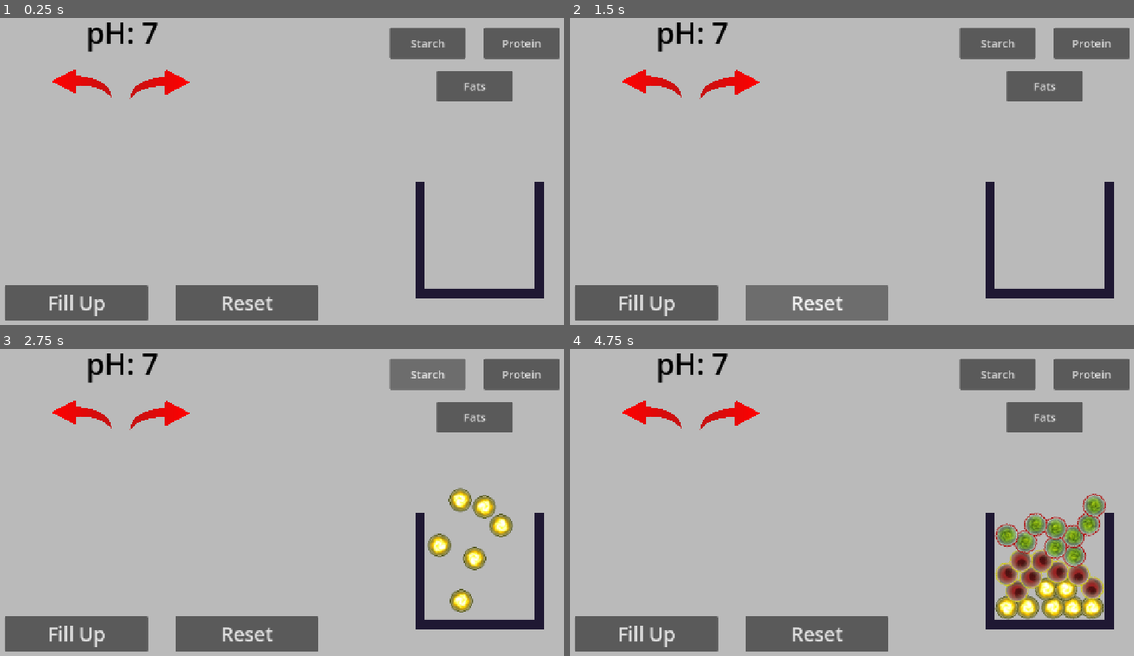
Above: before the commit, frames 1-4 (two rows, left to right).
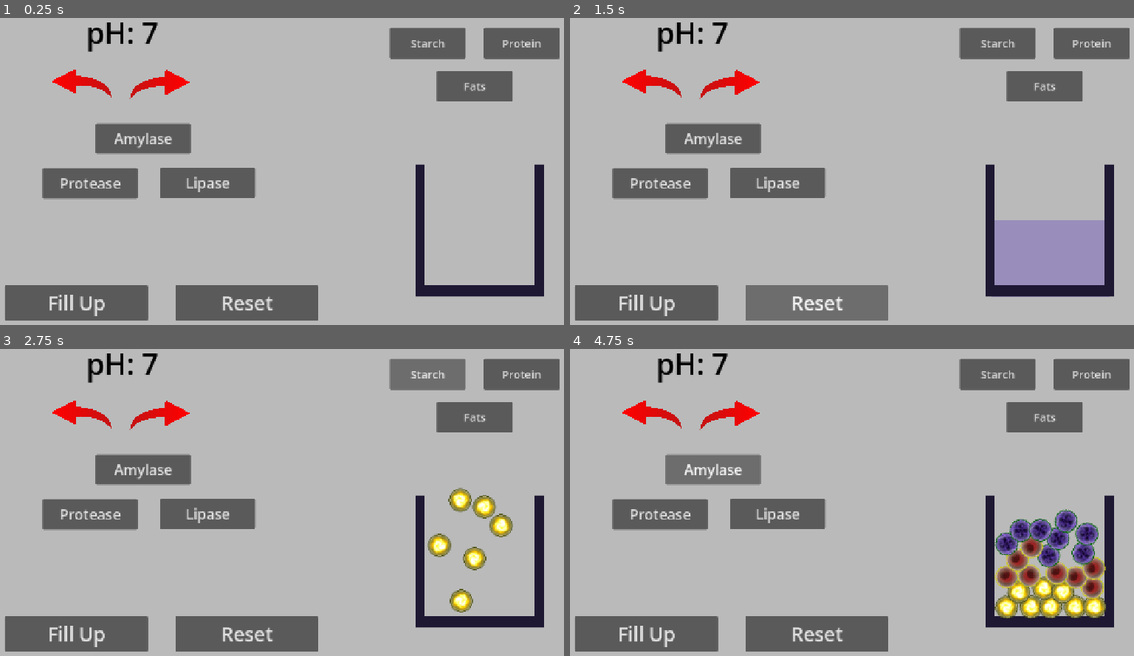
Above: after the commit, the same moments.

Repository: Fae-aof/Digestion-Junction
Game: Godot game, scene res://Solution Making/solution_maker.tscn
Same seed, same stepped clock (60 frames per second), same inputs: the game is played once before the commit and once after it.
Inputs (mouse positions are in pixels of both pictures, inside the frame that each line leads up to):
- Up to frame 1 (0.25 s): no input
- Up to frame 2 (1.5 s): click "Fill Up" at 0.5 s; click "Reset" at 1.25 s
- Up to frame 3 (2.75 s): click "Starch" at 2 s
- Up to frame 4 (4.75 s): click "Protein" at 2.75 s; click "Fats" at 3.5 s; click (711, 468) at 4.25 s, where only the run after the commit has a clickable "Amylase"

The runs differ from the first frame. In frame 1, 5.5% of the frame differs, in the area x 7-97%, y 34-92%; in frame 2, 9.7%; in frame 3, 5.5%; in frame 4, 11%.

Commit message:
More molecules and enzymes added
- Different molecules breakdown into different smaller molecules
- Different enzymes breakdown different molecules
- Enzymes can be added to the solution
- Solution is now visible when added

Diff:
--- a/digestion-junction/Nutrients/Fats.tscn
+++ b/digestion-junction/Nutrients/Fats.tscn
@@ -1,29 +1,28 @@
 [gd_scene format=3 uid="uid://cn8ju2mvij2b"]
 
+[ext_resource type="Script" uid="uid://dawbk2qxlgih2" path="res://Nutrients/Nutrient.gd" id="1_rlhlp"]
 [ext_resource type="Texture2D" uid="uid://c3aqf3x6jet74" path="res://Milestone 1 Sprites/rotating_orbs.png" id="2_w0smy"]
-
-[sub_resource type="AtlasTexture" id="AtlasTexture_ojb6k"]
-atlas = ExtResource("2_w0smy")
-region = Rect2(0, 192, 32, 32)
+[ext_resource type="PackedScene" uid="uid://b461gu5eapoic" path="res://Nutrients/Lipids.tscn" id="3_w0smy"]
 
 [sub_resource type="AtlasTexture" id="AtlasTexture_rlhlp"]
 atlas = ExtResource("2_w0smy")
-region = Rect2(32, 192, 32, 32)
+region = Rect2(0, 128, 32, 32)
 
 [sub_resource type="AtlasTexture" id="AtlasTexture_w0smy"]
 atlas = ExtResource("2_w0smy")
-region = Rect2(64, 192, 32, 32)
+region = Rect2(32, 128, 32, 32)
 
 [sub_resource type="AtlasTexture" id="AtlasTexture_eu0ob"]
 atlas = ExtResource("2_w0smy")
-region = Rect2(96, 192, 32, 32)
+region = Rect2(64, 128, 32, 32)
+
+[sub_resource type="AtlasTexture" id="AtlasTexture_opi8c"]
+atlas = ExtResource("2_w0smy")
+region = Rect2(96, 128, 32, 32)
 
 [sub_resource type="SpriteFrames" id="SpriteFrames_1vivr"]
 animations = [{
 "frames": [{
-"duration": 1.0,
-"texture": SubResource("AtlasTexture_ojb6k")
-}, {
 "duration": 1.0,
 "texture": SubResource("AtlasTexture_rlhlp")
 }, {
@@ -32,9 +31,12 @@
 }, {
 "duration": 1.0,
 "texture": SubResource("AtlasTexture_eu0ob")
+}, {
+"duration": 1.0,
+"texture": SubResource("AtlasTexture_opi8c")
 }],
 "loop": 1,
-"name": &"Starch",
+"name": &"Molecule",
 "speed": 5.0
 }]
 
@@ -42,11 +44,15 @@
 radius = 21.095022
 
 [node name="Fats" type="RigidBody2D" unique_id=521101774 groups=["fats"]]
+script = ExtResource("1_rlhlp")
+component_scene = ExtResource("3_w0smy")
+min_num = 3
+max_num = 3
 
 [node name="AnimatedSprite2D" type="AnimatedSprite2D" parent="." unique_id=1397026834]
 scale = Vector2(2.1, 2.1)
 sprite_frames = SubResource("SpriteFrames_1vivr")
-animation = &"Starch"
+animation = &"Molecule"
 
 [node name="CollisionShape2D" type="CollisionShape2D" parent="." unique_id=1651516721]
 shape = SubResource("CircleShape2D_1vivr")
--- /dev/null
+++ b/digestion-junction/Nutrients/Lipids.tscn
@@ -0,0 +1,54 @@
+[gd_scene format=3 uid="uid://b461gu5eapoic"]
+
+[ext_resource type="Script" uid="uid://dawbk2qxlgih2" path="res://Nutrients/Nutrient.gd" id="1_5o2p6"]
+[ext_resource type="Texture2D" uid="uid://c3aqf3x6jet74" path="res://Milestone 1 Sprites/rotating_orbs.png" id="1_60rp4"]
+
+[sub_resource type="AtlasTexture" id="AtlasTexture_5o2p6"]
+atlas = ExtResource("1_60rp4")
+region = Rect2(0, 224, 32, 32)
+
+[sub_resource type="AtlasTexture" id="AtlasTexture_pkpyf"]
+atlas = ExtResource("1_60rp4")
+region = Rect2(32, 224, 32, 32)
+
+[sub_resource type="AtlasTexture" id="AtlasTexture_e5rfa"]
+atlas = ExtResource("1_60rp4")
+region = Rect2(64, 224, 32, 32)
+
+[sub_resource type="AtlasTexture" id="AtlasTexture_g36so"]
+atlas = ExtResource("1_60rp4")
+region = Rect2(96, 224, 32, 32)
+
+[sub_resource type="SpriteFrames" id="SpriteFrames_1vivr"]
+animations = [{
+"frames": [{
+"duration": 1.0,
+"texture": SubResource("AtlasTexture_5o2p6")
+}, {
+"duration": 1.0,
+"texture": SubResource("AtlasTexture_pkpyf")
+}, {
+"duration": 1.0,
+"texture": SubResource("AtlasTexture_e5rfa")
+}, {
+"duration": 1.0,
+"texture": SubResource("AtlasTexture_g36so")
+}],
+"loop": 1,
+"name": &"Molecule",
+"speed": 5.0
+}]
+
+[sub_resource type="CircleShape2D" id="CircleShape2D_1vivr"]
+radius = 15.132746
+
+[node name="Lipids" type="RigidBody2D" unique_id=521101774 groups=["lipids"]]
+script = ExtResource("1_5o2p6")
+
+[node name="AnimatedSprite2D" type="AnimatedSprite2D" parent="." unique_id=1397026834]
+scale = Vector2(1.505, 1.505)
+sprite_frames = SubResource("SpriteFrames_1vivr")
+animation = &"Molecule"
+
+[node name="CollisionShape2D" type="CollisionShape2D" parent="." unique_id=1651516721]
+shape = SubResource("CircleShape2D_1vivr")
--- a/digestion-junction/Nutrients/Maltose.tscn
+++ b/digestion-junction/Nutrients/Maltose.tscn
@@ -1,11 +1,7 @@
 [gd_scene format=3 uid="uid://txak2c1gprrg"]
 
-[ext_resource type="Script" uid="uid://bsvp8tqys64xs" path="res://Nutrients/maltose.gd" id="1_ndrgn"]
+[ext_resource type="Script" uid="uid://dawbk2qxlgih2" path="res://Nutrients/Nutrient.gd" id="1_ndrgn"]
 [ext_resource type="Texture2D" uid="uid://c3aqf3x6jet74" path="res://Milestone 1 Sprites/rotating_orbs.png" id="2_qypjy"]
-
-[sub_resource type="PhysicsMaterial" id="PhysicsMaterial_g6usb"]
-friction = 0.28
-bounce = 0.37
 
 [sub_resource type="AtlasTexture" id="AtlasTexture_ndrgn"]
 atlas = ExtResource("2_qypjy")
@@ -26,34 +22,33 @@
 [sub_resource type="SpriteFrames" id="SpriteFrames_1vivr"]
 animations = [{
 "frames": [{
-"duration": 0.6,
+"duration": 1.0,
 "texture": SubResource("AtlasTexture_ndrgn")
 }, {
-"duration": 0.6,
+"duration": 1.0,
 "texture": SubResource("AtlasTexture_qypjy")
 }, {
-"duration": 0.6,
+"duration": 1.0,
 "texture": SubResource("AtlasTexture_r4uyc")
 }, {
-"duration": 0.6,
+"duration": 1.0,
 "texture": SubResource("AtlasTexture_wmpi0")
 }],
 "loop": 1,
-"name": &"Maltose",
+"name": &"Molecule",
 "speed": 5.0
 }]
 
 [sub_resource type="CircleShape2D" id="CircleShape2D_1vivr"]
-radius = 12.0415945
+radius = 15.132746
 
-[node name="Maltose" type="RigidBody2D" unique_id=521101774]
-physics_material_override = SubResource("PhysicsMaterial_g6usb")
+[node name="Maltose" type="RigidBody2D" unique_id=521101774 groups=["maltose"]]
 script = ExtResource("1_ndrgn")
 
 [node name="AnimatedSprite2D" type="AnimatedSprite2D" parent="." unique_id=1397026834]
-scale = Vector2(1.19, 1.19)
+scale = Vector2(1.505, 1.505)
 sprite_frames = SubResource("SpriteFrames_1vivr")
-animation = &"Maltose"
+animation = &"Molecule"
 
 [node name="CollisionShape2D" type="CollisionShape2D" parent="." unique_id=1651516721]
 shape = SubResource("CircleShape2D_1vivr")
--- /dev/null
+++ b/digestion-junction/Nutrients/Nutrient.gd
@@ -0,0 +1,20 @@
+extends RigidBody2D
+
+@onready var animation: AnimatedSprite2D = $AnimatedSprite2D
+@export var component_scene : PackedScene
+
+@export var min_num : int
+@export var max_num : int
+
+
+# Called when the node enters the scene tree for the first time.
+func _ready() -> void:
+	animation.play("Molecule")
+
+func break_down():
+	var number = randi_range(min_num, max_num)
+	for i in number:
+		var component = component_scene.instantiate()
+		get_parent().add_child.call_deferred(component)
+		component.set_deferred("global_position", global_position + Vector2(randf_range(-0.1, 0.1), randf_range(-0.1, 0.1)))
+	queue_free()
--- /dev/null
+++ b/digestion-junction/Nutrients/Polypeptide.tscn
@@ -0,0 +1,54 @@
+[gd_scene format=3 uid="uid://dmerwsw4q4jwf"]
+
+[ext_resource type="Texture2D" uid="uid://c3aqf3x6jet74" path="res://Milestone 1 Sprites/rotating_orbs.png" id="1_cnj4d"]
+[ext_resource type="Script" uid="uid://dawbk2qxlgih2" path="res://Nutrients/Nutrient.gd" id="1_jl02w"]
+
+[sub_resource type="AtlasTexture" id="AtlasTexture_jl02w"]
+atlas = ExtResource("1_cnj4d")
+region = Rect2(0, 96, 32, 32)
+
+[sub_resource type="AtlasTexture" id="AtlasTexture_k4a6w"]
+atlas = ExtResource("1_cnj4d")
+region = Rect2(32, 96, 32, 32)
+
+[sub_resource type="AtlasTexture" id="AtlasTexture_i2v2q"]
+atlas = ExtResource("1_cnj4d")
+region = Rect2(64, 96, 32, 32)
+
+[sub_resource type="AtlasTexture" id="AtlasTexture_ugobf"]
+atlas = ExtResource("1_cnj4d")
+region = Rect2(96, 96, 32, 32)
+
+[sub_resource type="SpriteFrames" id="SpriteFrames_1vivr"]
+animations = [{
+"frames": [{
+"duration": 1.0,
+"texture": SubResource("AtlasTexture_jl02w")
+}, {
+"duration": 1.0,
+"texture": SubResource("AtlasTexture_k4a6w")
+}, {
+"duration": 1.0,
+"texture": SubResource("AtlasTexture_i2v2q")
+}, {
+"duration": 1.0,
+"texture": SubResource("AtlasTexture_ugobf")
+}],
+"loop": 1,
+"name": &"Molecule",
+"speed": 5.0
+}]
+
+[sub_resource type="CircleShape2D" id="CircleShape2D_1vivr"]
+radius = 15.132746
+
+[node name="Polypeptide" type="RigidBody2D" unique_id=521101774 groups=["polypeptide"]]
+script = ExtResource("1_jl02w")
+
+[node name="AnimatedSprite2D" type="AnimatedSprite2D" parent="." unique_id=1397026834]
+scale = Vector2(1.505, 1.505)
+sprite_frames = SubResource("SpriteFrames_1vivr")
+animation = &"Molecule"
+
+[node name="CollisionShape2D" type="CollisionShape2D" parent="." unique_id=1651516721]
+shape = SubResource("CircleShape2D_1vivr")
--- a/digestion-junction/Nutrients/Protein.tscn
+++ b/digestion-junction/Nutrients/Protein.tscn
@@ -1,20 +1,22 @@
 [gd_scene format=3 uid="uid://d1tamq3kgnvad"]
 
+[ext_resource type="PackedScene" uid="uid://dmerwsw4q4jwf" path="res://Nutrients/Polypeptide.tscn" id="2_8k8lm"]
+[ext_resource type="Script" uid="uid://dawbk2qxlgih2" path="res://Nutrients/Nutrient.gd" id="2_pqf0s"]
 [ext_resource type="Texture2D" uid="uid://c3aqf3x6jet74" path="res://Milestone 1 Sprites/rotating_orbs.png" id="2_ywt6l"]
 
-[sub_resource type="AtlasTexture" id="AtlasTexture_eu0ob"]
+[sub_resource type="AtlasTexture" id="AtlasTexture_pqf0s"]
 atlas = ExtResource("2_ywt6l")
 region = Rect2(0, 160, 32, 32)
 
-[sub_resource type="AtlasTexture" id="AtlasTexture_opi8c"]
+[sub_resource type="AtlasTexture" id="AtlasTexture_ywt6l"]
 atlas = ExtResource("2_ywt6l")
 region = Rect2(32, 160, 32, 32)
 
-[sub_resource type="AtlasTexture" id="AtlasTexture_qqrlv"]
+[sub_resource type="AtlasTexture" id="AtlasTexture_8k8lm"]
 atlas = ExtResource("2_ywt6l")
 region = Rect2(64, 160, 32, 32)
 
-[sub_resource type="AtlasTexture" id="AtlasTexture_kulsc"]
+[sub_resource type="AtlasTexture" id="AtlasTexture_6yw2j"]
 atlas = ExtResource("2_ywt6l")
 region = Rect2(96, 160, 32, 32)
 
@@ -22,19 +24,19 @@
 animations = [{
 "frames": [{
 "duration": 1.0,
-"texture": SubResource("AtlasTexture_eu0ob")
+"texture": SubResource("AtlasTexture_pqf0s")
 }, {
 "duration": 1.0,
-"texture": SubResource("AtlasTexture_opi8c")
+"texture": SubResource("AtlasTexture_ywt6l")
 }, {
 "duration": 1.0,
-"texture": SubResource("AtlasTexture_qqrlv")
+"texture": SubResource("AtlasTexture_8k8lm")
 }, {
 "duration": 1.0,
-"texture": SubResource("AtlasTexture_kulsc")
+"texture": SubResource("AtlasTexture_6yw2j")
 }],
 "loop": 1,
-"name": &"Starch",
+"name": &"Molecule",
 "speed": 5.0
 }]
 
@@ -42,11 +44,15 @@
 radius = 21.095022
 
 [node name="Protein" type="RigidBody2D" unique_id=521101774 groups=["protein"]]
+script = ExtResource("2_pqf0s")
+component_scene = ExtResource("2_8k8lm")
+min_num = 2
+max_num = 5
 
 [node name="AnimatedSprite2D" type="AnimatedSprite2D" parent="." unique_id=1397026834]
 scale = Vector2(2.1, 2.1)
 sprite_frames = SubResource("SpriteFrames_1vivr")
-animation = &"Starch"
+animation = &"Molecule"
 
 [node name="CollisionShape2D" type="CollisionShape2D" parent="." unique_id=1651516721]
 shape = SubResource("CircleShape2D_1vivr")
--- a/digestion-junction/Nutrients/Starch.tscn
+++ b/digestion-junction/Nutrients/Starch.tscn
@@ -1,7 +1,8 @@
 [gd_scene format=3 uid="uid://b5tw7q72jl324"]
 
 [ext_resource type="Texture2D" uid="uid://c3aqf3x6jet74" path="res://Milestone 1 Sprites/rotating_orbs.png" id="1_7uech"]
-[ext_resource type="Script" uid="uid://cxq5buqd31rdr" path="res://Nutrients/starch.gd" id="1_lqs2g"]
+[ext_resource type="PackedScene" uid="uid://txak2c1gprrg" path="res://Nutrients/Maltose.tscn" id="2_jfke8"]
+[ext_resource type="Script" uid="uid://dawbk2qxlgih2" path="res://Nutrients/Nutrient.gd" id="2_lqs2g"]
 
 [sub_resource type="AtlasTexture" id="AtlasTexture_d4yjv"]
 atlas = ExtResource("1_7uech")
@@ -35,7 +36,7 @@
 "texture": SubResource("AtlasTexture_5n5sb")
 }],
 "loop": 1,
-"name": &"Starch",
+"name": &"Molecule",
 "speed": 5.0
 }]
 
@@ -43,12 +44,15 @@
 radius = 21.095022
 
 [node name="Starch" type="RigidBody2D" unique_id=521101774 groups=["starch"]]
-script = ExtResource("1_lqs2g")
+script = ExtResource("2_lqs2g")
+component_scene = ExtResource("2_jfke8")
+min_num = 3
+max_num = 5
 
 [node name="AnimatedSprite2D" type="AnimatedSprite2D" parent="." unique_id=1397026834]
 scale = Vector2(2.1, 2.1)
 sprite_frames = SubResource("SpriteFrames_1vivr")
-animation = &"Starch"
+animation = &"Molecule"
 
 [node name="CollisionShape2D" type="CollisionShape2D" parent="." unique_id=1651516721]
 shape = SubResource("CircleShape2D_1vivr")
--- a/digestion-junction/Nutrients/maltose.gd
+++ /dev/null
@@ -1,12 +0,0 @@
-extends RigidBody2D
-
-@onready var animation: AnimatedSprite2D = $AnimatedSprite2D
-
-# Called when the node enters the scene tree for the first time.
-func _ready() -> void:
-	animation.play("Maltose")
-
-
-# Called every frame. 'delta' is the elapsed time since the previous frame.
-func _process(delta: float) -> void:
-	pass
--- a/digestion-junction/Nutrients/starch.gd
+++ /dev/null
@@ -1,17 +0,0 @@
-extends RigidBody2D
-
-@onready var animation: AnimatedSprite2D = $AnimatedSprite2D
-@onready var maltose_scene = preload("res://Nutrients/maltose.tscn")
-
-var starch_length = randi_range(3, 5)
-
-# Called when the node enters the scene tree for the first time.
-func _ready() -> void:
-	animation.play("Starch")
-
-func break_into_maltose():
-	for i in starch_length:
-		var maltose = maltose_scene.instantiate()
-		get_parent().add_child.call_deferred(maltose)
-		maltose.set_deferred("global_position", global_position + Vector2(randf_range(-0.1, 0.1), randf_range(-0.1, 0.1)))
-	queue_free()
--- a/digestion-junction/Solution Making/container.tscn
+++ b/digestion-junction/Solution Making/container.tscn
@@ -5,11 +5,13 @@
 [node name="Container" type="Node2D" unique_id=1660461192]
 
 [node name="Sprite2D" type="Sprite2D" parent="." unique_id=1140100629]
-scale = Vector2(1.3164063, 1.3164063)
+position = Vector2(0, -21.74999)
+scale = Vector2(1.3164063, 1.486328)
 texture = ExtResource("1_652q0")
 
 [node name="StaticBody2D" type="StaticBody2D" parent="." unique_id=1005689041]
 
 [node name="CollisionPolygon2D" type="CollisionPolygon2D" parent="StaticBody2D" unique_id=1092906411]
-scale = Vector2(1.3164063, 1.3164063)
-polygon = PackedVector2Array(110, -92.2, 88, -89.8, 88, 84, -84, 84, -84, -89.8, -106, -92.2, -106, 108, 109, 106, 112, 106, 110, -89)
+position = Vector2(0, -21.28241)
+scale = Vector2(1.3164063, 1.443042)
+polygon = PackedVector2Array(110, -92.2, 88, -89.8, 91.91691, 90.283165, -85.08011, 90.97614, -84, -89.8, -106, -92.2, -106, 108, 109, 106, 112, 106, 110, -89)
--- a/digestion-junction/Solution Making/solution.gd
+++ b/digestion-junction/Solution Making/solution.gd
@@ -1,22 +1,39 @@
-extends Area2D
+extends Sprite2D
 
-@onready var liquid: CollisionShape2D = $CollisionShape2D
+var components = []
+var enzyme_dict = {"amylase": "starch", "protease": "protein", "lipase": "fats"}
+var filled = false
+var moving = false
 
 # Called every frame. 'delta' is the elapsed time since the previous frame.
 func fill_up():
-	var rect_shape = liquid.shape as RectangleShape2D
-	var tween_p = create_tween()
-	tween_p.tween_property(liquid, "position", Vector2(0, -120), 0.5)
-	var tween_s = create_tween()
-	tween_s.tween_property(rect_shape, "size", Vector2(240, 260), 0.5)
+	if !filled and !moving:
+		moving = true
+		var tween_p = create_tween()
+		tween_p.tween_property(self, "position", position + Vector2(0, -115), 0.5)
+		var tween_s = create_tween()
+		tween_s.tween_property(self, "scale", Vector2(1, 1), 0.5)
+		await get_tree().create_timer(0.5).timeout
+		filled = true
+		moving = false
 
-func _on_body_entered(body: Node2D) -> void:
-	if body.is_in_group("starch"):
-		body.break_into_maltose()
+
+func add_solution(solution: String):
+	components.append(enzyme_dict[solution])
 
 func empty():
-	var rect_shape = liquid.shape as RectangleShape2D
-	var tween_p = create_tween()
-	tween_p.tween_property(liquid, "position", Vector2(0, 0), 0.5)
-	var tween_s = create_tween()
-	tween_s.tween_property(rect_shape, "size", Vector2(240, 5), 0.5)
+	if filled and !moving:
+		moving = true
+		var tween_p = create_tween()
+		tween_p.tween_property(self, "position", position - Vector2(0, -115), 0.5)
+		var tween_s = create_tween()
+		tween_s.tween_property(self, "scale", Vector2(1, 0.05), 0.5)
+		await get_tree().create_timer(0.5).timeout
+		filled = false
+		moving = false
+
+
+func _on_area_2d_body_entered(body: Node2D) -> void:
+	for i in components:
+		if body.is_in_group(i):
+			body.break_down()
--- a/digestion-junction/Solution Making/solution.tscn
+++ b/digestion-junction/Solution Making/solution.tscn
@@ -1,14 +1,21 @@
 [gd_scene format=3 uid="uid://c0ygwenkoxpd2"]
 
-[ext_resource type="Script" uid="uid://brpp668jfp5wy" path="res://Solution Making/solution.gd" id="1_k2oew"]
+[ext_resource type="Texture2D" uid="uid://d08sn5fd15swx" path="res://Milestone 1 Sprites/untitled@4x (1).png" id="1_k2oew"]
+[ext_resource type="Script" uid="uid://brpp668jfp5wy" path="res://Solution Making/solution.gd" id="2_a8vvq"]
 
-[sub_resource type="RectangleShape2D" id="RectangleShape2D_8vrlf"]
-size = Vector2(239.031, 20)
+[sub_resource type="RectangleShape2D" id="RectangleShape2D_1vivr"]
+size = Vector2(255, 253)
 
-[node name="Solution" type="Area2D" unique_id=135502296]
-script = ExtResource("1_k2oew")
+[node name="Solution" type="Sprite2D" unique_id=1068114312]
+modulate = Color(1, 1, 1, 0.5137255)
+scale = Vector2(1, 0.05)
+texture = ExtResource("1_k2oew")
+script = ExtResource("2_a8vvq")
 
-[node name="CollisionShape2D" type="CollisionShape2D" parent="." unique_id=1815900376]
-shape = SubResource("RectangleShape2D_8vrlf")
+[node name="Area2D" type="Area2D" parent="." unique_id=2002251178]
 
-[connection signal="body_entered" from="." to="." method="_on_body_entered"]
+[node name="CollisionShape2D" type="CollisionShape2D" parent="Area2D" unique_id=1444516645]
+position = Vector2(0.5, 0.5)
+shape = SubResource("RectangleShape2D_1vivr")
+
+[connection signal="body_entered" from="Area2D" to="." method="_on_area_2d_body_entered"]
--- a/digestion-junction/Solution Making/solution_maker.gd
+++ b/digestion-junction/Solution Making/solution_maker.gd
@@ -1,7 +1,7 @@
 extends CanvasLayer
 
 @onready var pH_label: Label = $pH
-@onready var solution: Area2D = $Solution
+@onready var solution: Sprite2D = $Solution
 @onready var spawner: Node2D = $Spawner
 
 var pH = 7
@@ -32,3 +32,13 @@
 	var all_molecules = spawner.get_children()
 	for i in all_molecules:
 		i.queue_free()
+
+
+func _on_amylase_toggle_pressed() -> void:
+	solution.add_solution("amylase")
+
+func _on_protease_toggle_pressed() -> void:
+	solution.add_solution("protease")
+
+func _on_lipase_toggle_pressed() -> void:
+	solution.add_solution("lipase")
--- a/digestion-junction/Solution Making/solution_maker.tscn
+++ b/digestion-junction/Solution Making/solution_maker.tscn
@@ -48,11 +48,11 @@
 icon = ExtResource("2_pidr5")
 flat = true
 
+[node name="Solution" parent="." unique_id=1068114312 instance=ExtResource("3_d2d64")]
+position = Vector2(1065, 633)
+
 [node name="Container" parent="." unique_id=1660461192 instance=ExtResource("4_g6usb")]
 position = Vector2(1061, 509)
-
-[node name="Solution" parent="." unique_id=135502296 instance=ExtResource("3_d2d64")]
-position = Vector2(1071, 640)
 
 [node name="Fill up" type="Button" parent="." unique_id=783053967]
 offset_left = 35.0
@@ -109,6 +109,30 @@
 theme_override_font_sizes/font_size = 24
 text = "Fats"
 
+[node name="Amylase Toggle" type="Button" parent="." unique_id=953527950]
+offset_left = 231.0
+offset_top = 267.0
+offset_right = 437.0
+offset_bottom = 333.0
+theme_override_font_sizes/font_size = 31
+text = "Amylase"
+
+[node name="Protease Toggle" type="Button" parent="." unique_id=2084580816]
+offset_left = 116.0
+offset_top = 364.0
+offset_right = 322.0
+offset_bottom = 430.0
+theme_override_font_sizes/font_size = 31
+text = "Protease"
+
+[node name="Lipase Toggle" type="Button" parent="." unique_id=1378477559]
+offset_left = 371.0
+offset_top = 363.0
+offset_right = 577.0
+offset_bottom = 429.0
+theme_override_font_sizes/font_size = 31
+text = "Lipase"
+
 [connection signal="pressed" from="Increase pH" to="." method="_on_increase_p_h_pressed"]
 [connection signal="pressed" from="Decrease pH" to="." method="_on_decrease_p_h_pressed"]
 [connection signal="pressed" from="Fill up" to="." method="_on_fill_up_pressed"]
@@ -116,3 +140,6 @@
 [connection signal="pressed" from="Starch button" to="Spawner" method="_on_starch_button_pressed"]
 [connection signal="pressed" from="Protein button" to="Spawner" method="_on_protein_button_pressed"]
 [connection signal="pressed" from="Fats button" to="Spawner" method="_on_fats_button_pressed"]
+[connection signal="pressed" from="Amylase Toggle" to="." method="_on_amylase_toggle_pressed"]
+[connection signal="pressed" from="Protease Toggle" to="." method="_on_protease_toggle_pressed"]
+[connection signal="pressed" from="Lipase Toggle" to="." method="_on_lipase_toggle_pressed"]
--- a/digestion-junction/Spawner/spawner.gd
+++ b/digestion-junction/Spawner/spawner.gd
@@ -17,22 +17,19 @@
 	x = bottom_right.position.x
 	y = bottom_right.position.y
 
-func spawn_nutrients():
+func spawn_nutrients(scene : PackedScene):
 	for i in limit:
-		var nutrient = nutrient_scene.instantiate()
+		var nutrient = scene.instantiate()
 		nutrient.global_position = Vector2(randf_range(-x, x), randf_range(-y, y))
 		add_child(nutrient)
 		await get_tree().create_timer(0.1).timeout
 
 func _on_starch_button_pressed() -> void:
-	nutrient_scene = starch_scene
-	spawn_nutrients()
+	spawn_nutrients(starch_scene)
 
 
 func _on_protein_button_pressed() -> void:
-	nutrient_scene = proteins_scene
-	spawn_nutrients()
+	spawn_nutrients(proteins_scene)
 
 func _on_fats_button_pressed() -> void:
-	nutrient_scene = fats_scene
-	spawn_nutrients()
+	spawn_nutrients(fats_scene)
--- a/digestion-junction/project.godot
+++ b/digestion-junction/project.godot
@@ -29,8 +29,11 @@
 [global_group]
 
 starch=""
+fats=""
+polypeptide=""
+maltose=""
+lipids=""
 protein=""
-fats=""
 
 [physics]
 
Binary file added: digestion-junction/Milestone 1 Sprites/untitled@4x (1).png
Not shown, added: digestion-junction/Milestone 1 Sprites/untitled@4x (1).png.import
Not shown, added: digestion-junction/Nutrients/Nutrient.gd.uid
Not shown, removed: digestion-junction/Nutrients/maltose.gd.uid
Not shown, removed: digestion-junction/Nutrients/starch.gd.uid
